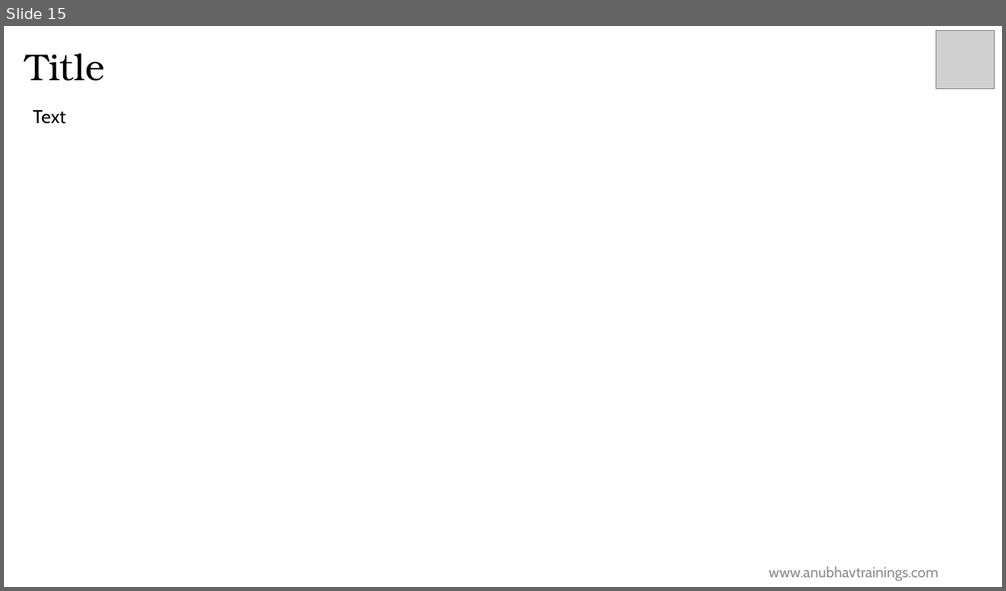
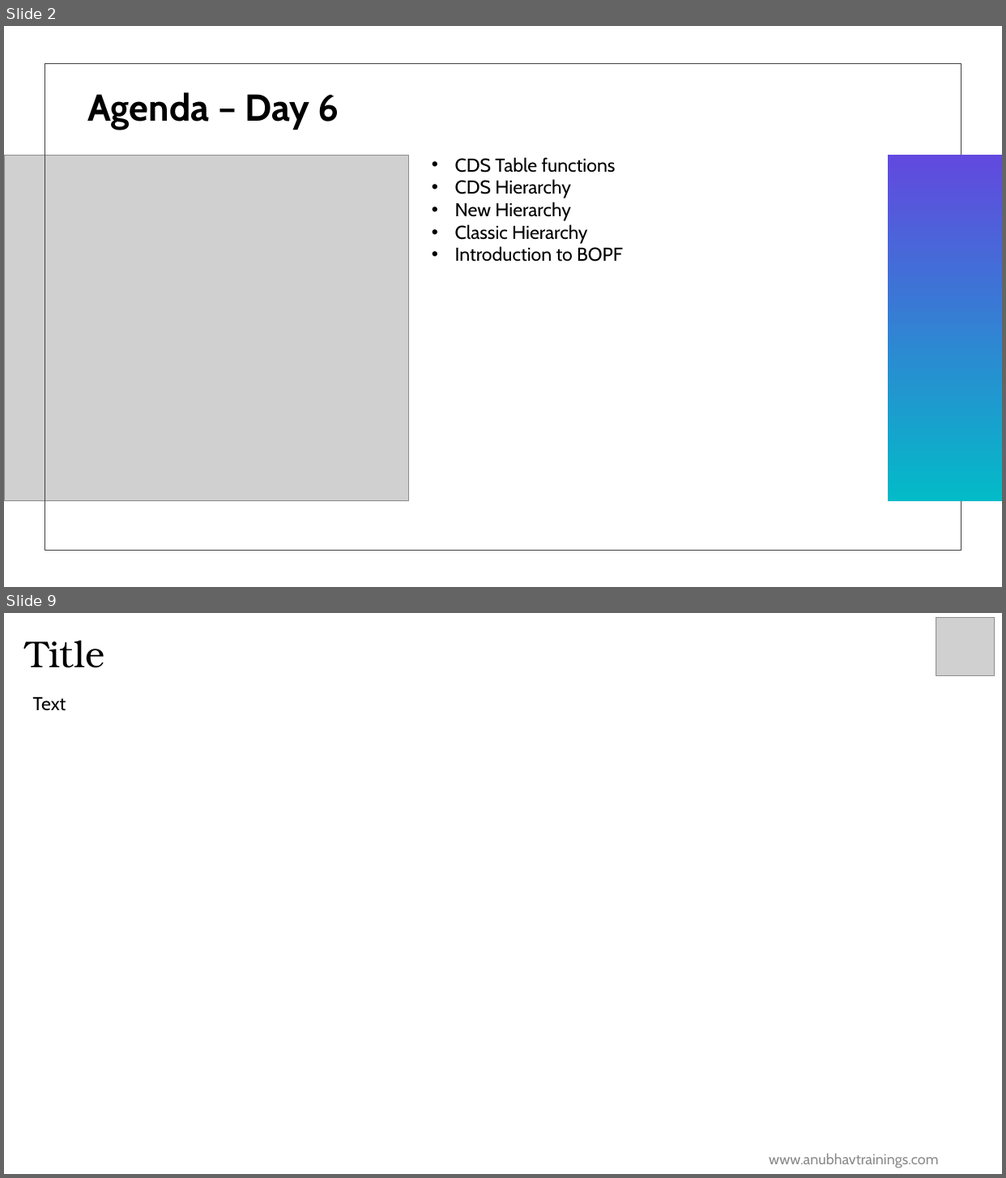
Before and after one commit to soyuztechnologies/HPC_AOH_SAC, a slide deck: Day 6/Day 6.pptx. Shown one above the other, each under a label of ours: slide 15 before the commit, slides 2 and 9 after it; the slides between them are not shown. The pictures are 1006x591 and 1006x1178 pixels, drawn with LibreOffice and Linux fonts; fonts in the diff are those of the drawing; grey boxes stand for pictures; background and template pictures are left out. Boxes give left, top, right and bottom in pixels: in the first picture for what was removed or moved away, otherwise in the second. Text is boxed around its words. In the diff, an @@ line names an element or a change of style, - is before the commit and + after.

```diff
--- a/Day 6/Day 6.pptx
+++ b/Day 6/Day 6.pptx
@@ slide 2 added at bbox=[4, 26, 1002, 587], background #FFFFFF @@
@@ rectangle added at bbox=[45, 63, 961, 550], outline #404040 0.25 pt @@
@@ title added at bbox=[88, 92, 339, 130], 36 pt, text #000000, bold @@
+Agenda – Day 6
@@ picture added at bbox=[4, 155, 408, 501] @@
@@ text added at bbox=[455, 157, 623, 262], 18 pt, text #000000 @@
+• CDS Table functions
+• CDS Hierarchy
+• New Hierarchy
+• Classic Hierarchy
+• Introduction to BOPF
@@ rectangle added at bbox=[888, 155, 1002, 501], fill gradient #03BAC8 to #6249DF @@
@@ what was slide 15 is now slide 9 @@
```
Also in this commit, not shown: 1 slide changed, 6 other slides added, 13 slides removed, 12 other files.
